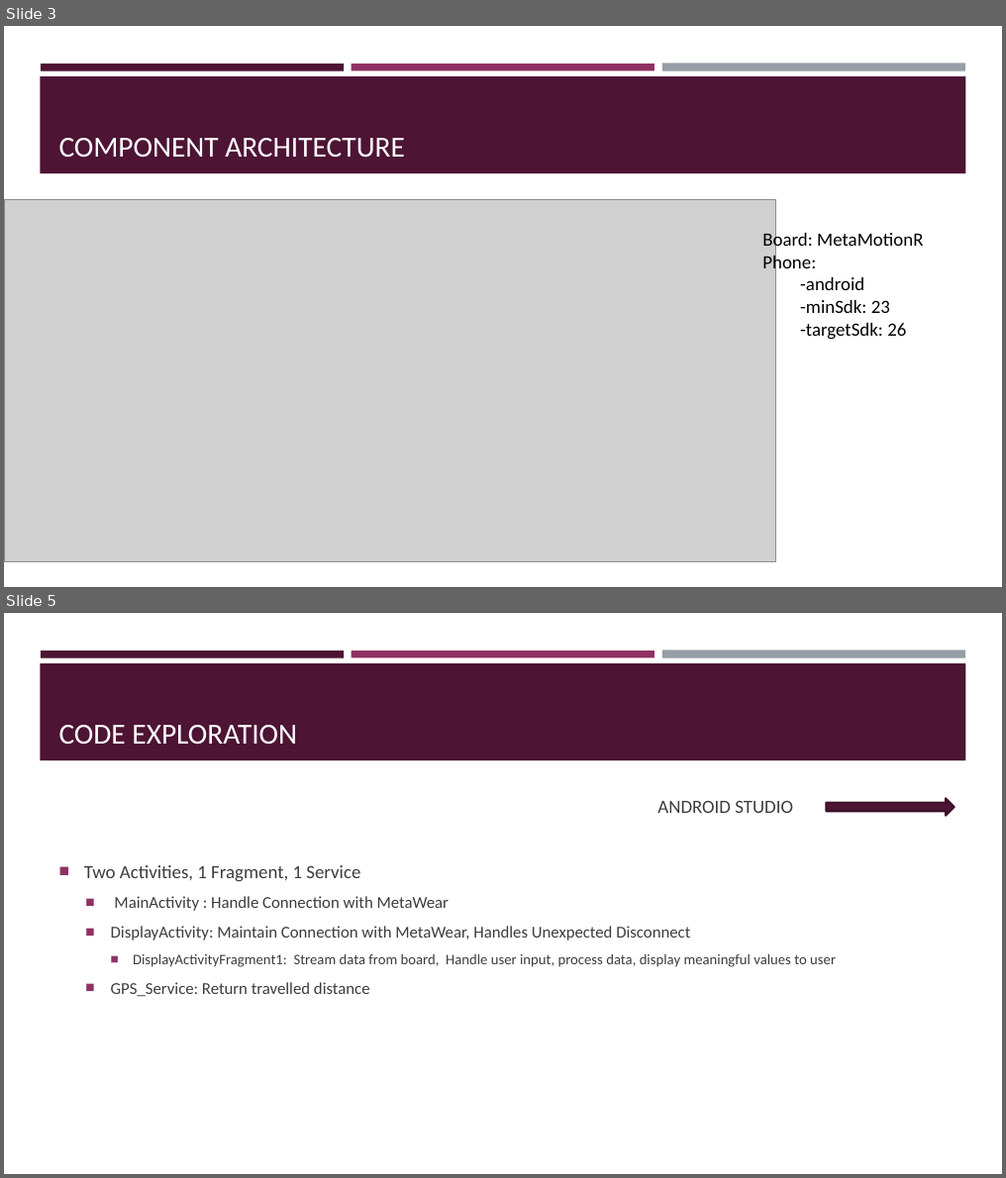
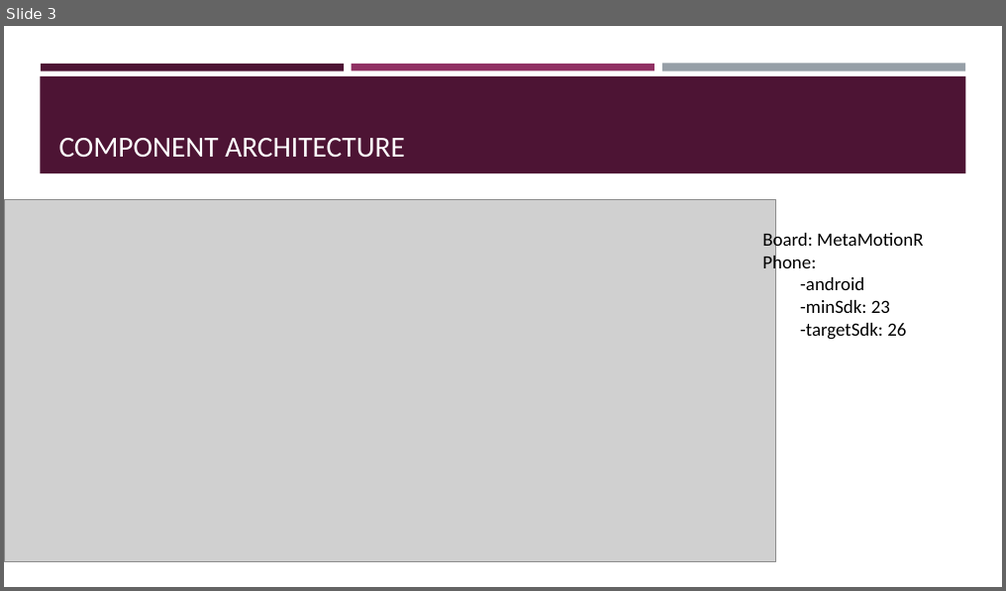
Before and after one commit to oliavd/bikeSpeedMonitor, a slide deck: ProjectMileStone2/MileStone2.pptx. Shown one above the other, each under a label of ours: slides 3 and 5 before the commit, slide 3 after it; the slides between them are not shown. The pictures are 1006x1178 and 1006x591 pixels, drawn with LibreOffice and Linux fonts; fonts in the diff are those of the drawing; grey boxes stand for pictures. Boxes give left, top, right and bottom in pixels: in the first picture for what was removed or moved away, otherwise in the second. Text is boxed around its words. In the diff, an @@ line names an element or a change of style, - is before the commit and + after.

```diff
--- a/ProjectMileStone2/MileStone2.pptx
+++ b/ProjectMileStone2/MileStone2.pptx
@@ slide 5 removed at <box>4,613,1002,1174</box>, background #FFFFFF; not listed: 4 template elements that a slide beside it also shows @@
@@ title removed at <box>59,725,297,745</box> @@
-CODE EXPLORATION
@@ text removed at <box>84,800,836,997</box> @@
-ANDROID STUDIO
-■ Two Activities, 1 Fragment, 1 Service
-  ■ MainActivity : Handle Connection with MetaWear
-  ■ DisplayActivity: Maintain Connection with MetaWear, Handles Unexpected Disconnect
-    ■ DisplayActivityFragment1: Stream data from board, Handle user input, process data, display meaningful values to user
-  ■ GPS_Service: Return travelled distance
@@ right arrow removed at <box>826,799,954,816</box> @@
```
Also in this commit, not shown: 4 slides changed, 2 slides added, 15 other files.
